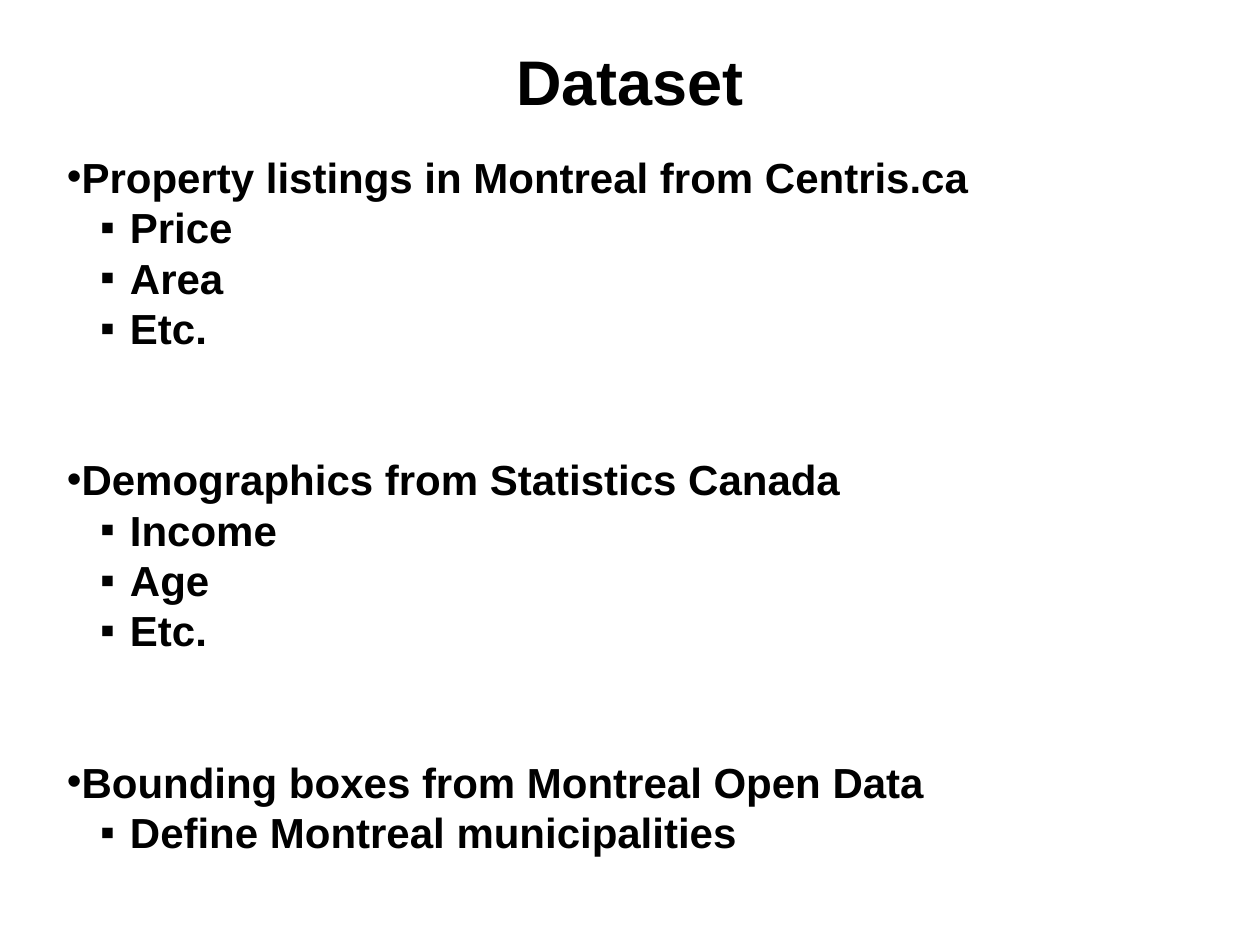
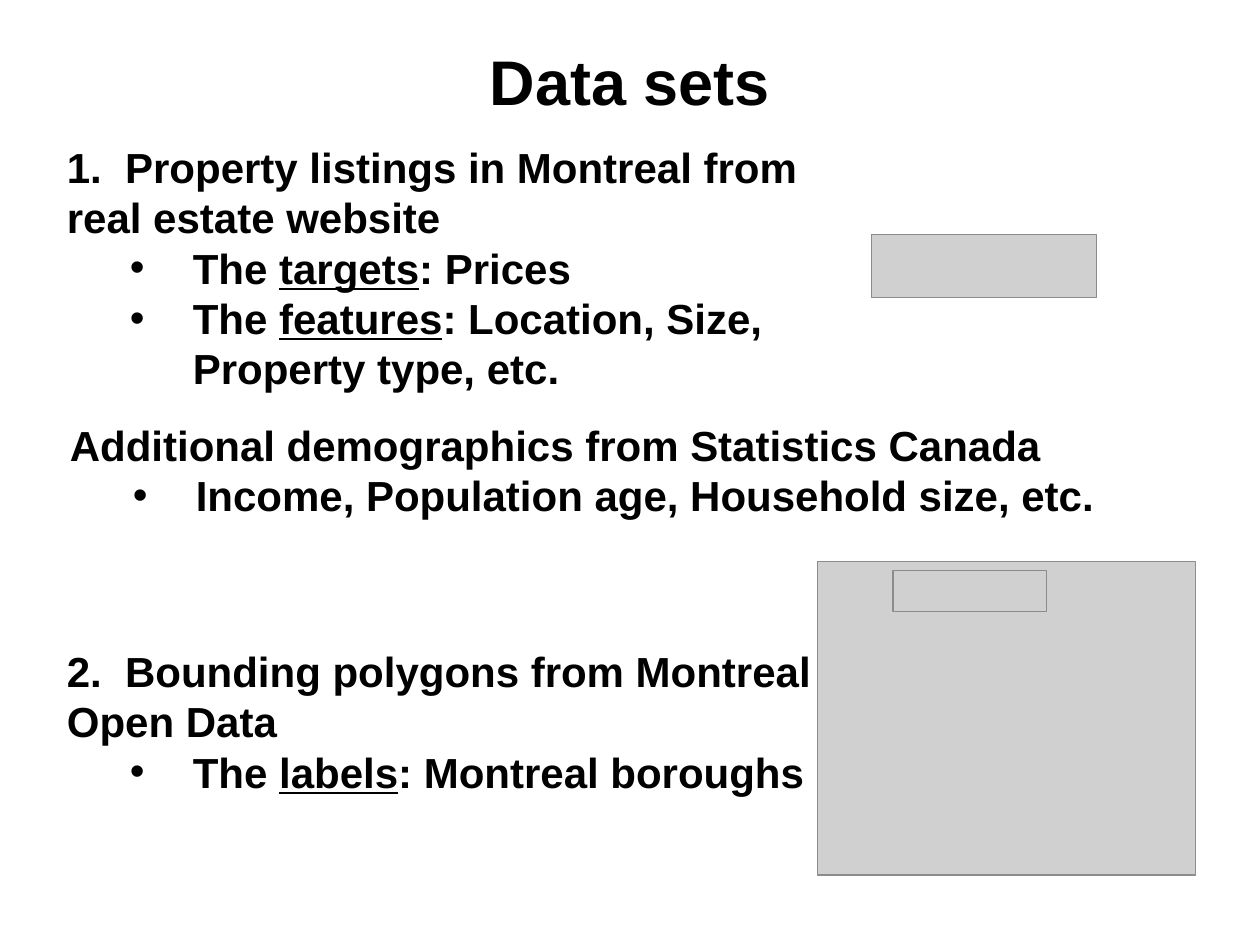
Before and after one commit to npow/centris, a slide deck: slide 3 of presentation/DaveNissanEmil2014MachineLearning.pptx. Drawn at 1260x945 pixels with LibreOffice and Linux fonts; fonts in the diff are those of the drawing; grey boxes stand for pictures. Boxes give left, top, right and bottom in pixels: in the first picture for what was removed or moved away, otherwise in the second. Text is boxed around its words. In the diff, an @@ line names an element or a change of style, - is before the commit and + after.

```diff
--- a/presentation/DaveNissanEmil2014MachineLearning.pptx
+++ b/presentation/DaveNissanEmil2014MachineLearning.pptx
@@ text at bbox=[490, 61, 770, 106]: text changed @@
-Dataset
+Data sets
@@ text at bbox=[67, 152, 811, 796]: text changed @@
-• Property listings in Montreal from Centris.ca
-  ▪ Price
-  ▪ Area
-  ▪ Etc.
-• Demographics from Statistics Canada
-  ▪ Income
-  ▪ Age
-  ▪ Etc.
-• Bounding boxes from Montreal Open Data
-  ▪ Define Montreal municipalities
+1. Property listings in Montreal from real estate website
+  • The targets: Prices
+  • The features: Location, Size, Property type, etc.
+2. Bounding polygons from Montreal Open Data
+  • The labels: Montreal boroughs
@@ picture added at bbox=[872, 234, 1097, 297] @@
@@ text added at bbox=[70, 430, 1093, 520], 24 pt, text #000000, bold @@
+Additional demographics from Statistics Canada
+  • Income, Population age, Household size, etc.
@@ picture added at bbox=[818, 562, 1196, 876] @@
@@ picture added at bbox=[893, 571, 1047, 611] @@
```
Also in this commit, not shown: 5 other slides changed, 1 other file.
